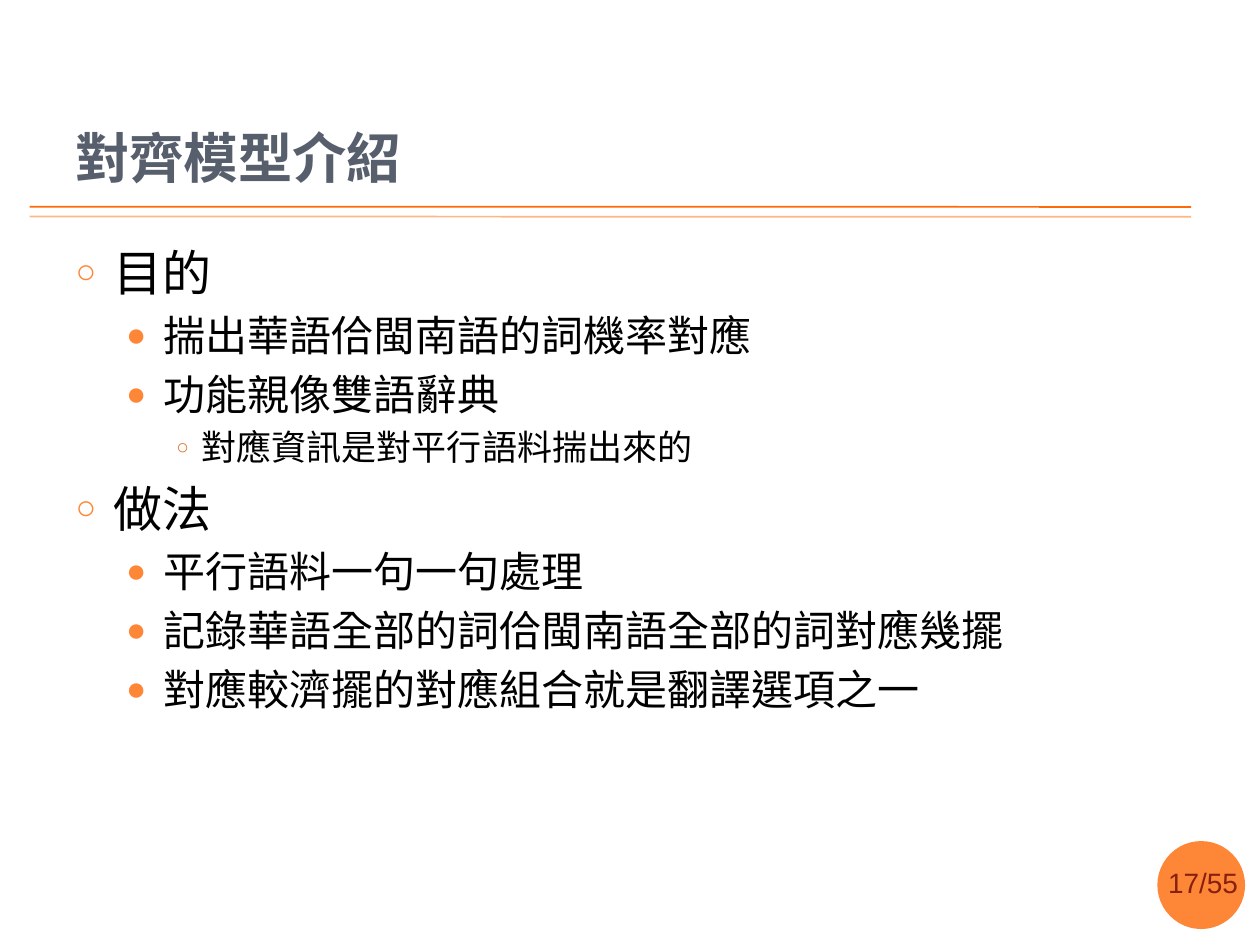
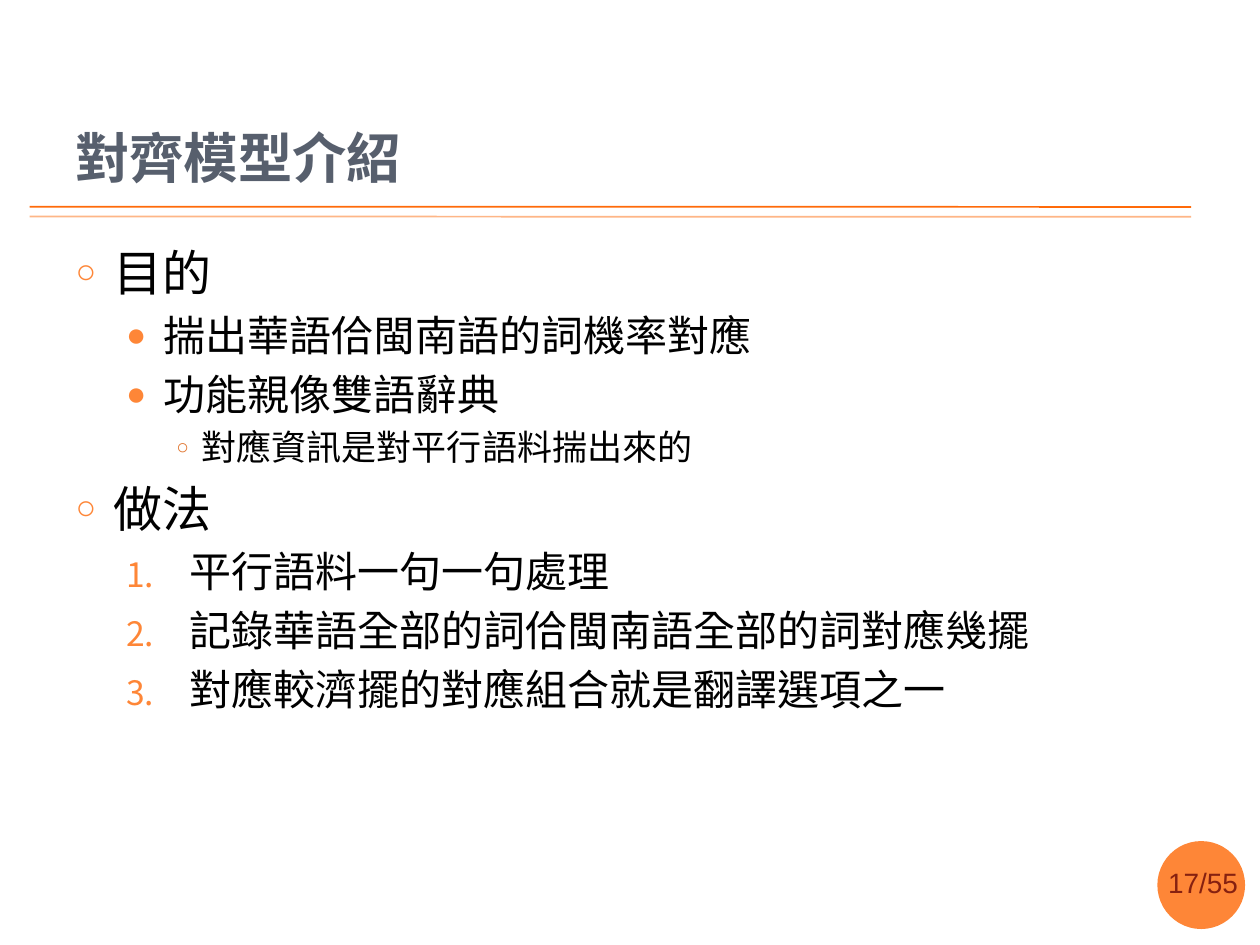
Before and after one commit to sih4sing5hong5/po3-ko3_tau5-iann2-phinn3, a slide deck: slide 17 of 翻譯報告.pptx. Drawn at 1260x945 pixels with LibreOffice and Linux fonts; fonts in the diff are those of the drawing; background and template pictures are left out. Boxes give left, top, right and bottom in pixels: in the first picture for what was removed or moved away, otherwise in the second. Text is boxed around its words. In the diff, an @@ line names an element or a change of style, - is before the commit and + after.

```diff
--- a/翻譯報告.pptx
+++ b/翻譯報告.pptx
@@ text at [189,551,1029,709]: bullet ● to 1. @@
```
Also in this commit, not shown: 10 other slides changed, 1 slide removed.
